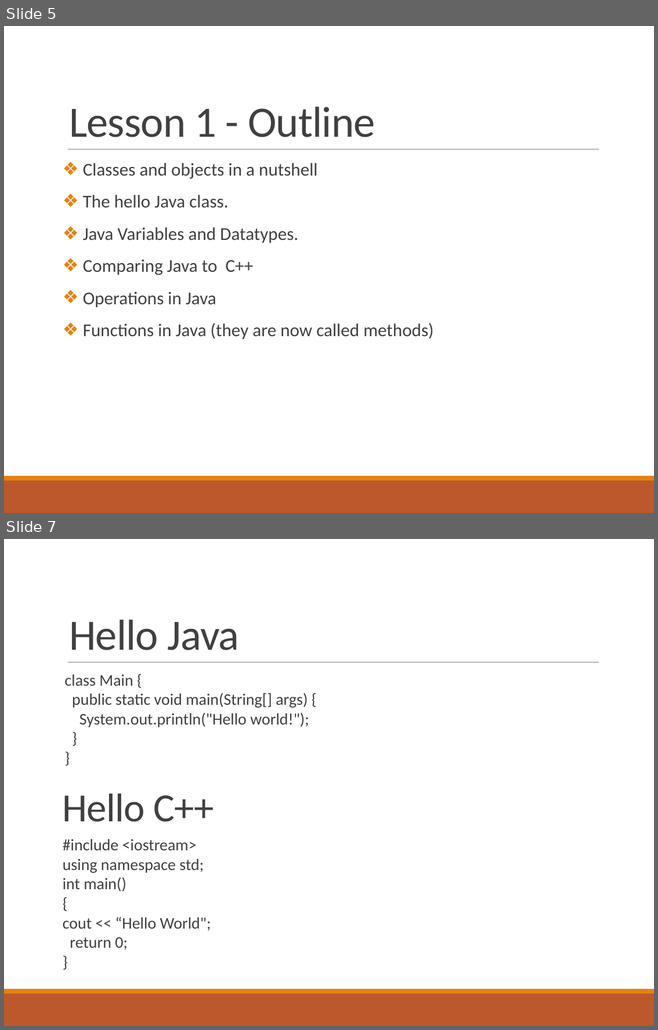
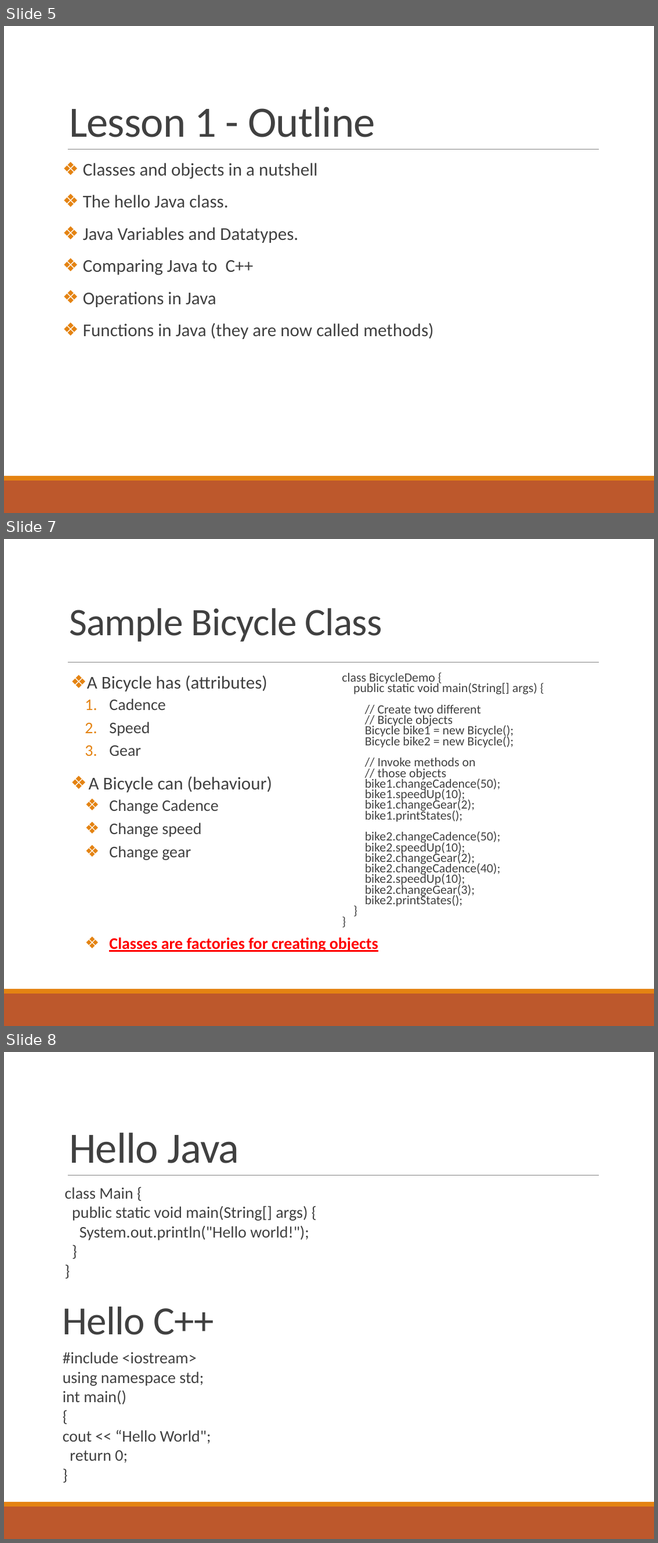
Before and after one commit to deeperj/dillinger, a slide deck: thesis/ukapp2/wqu_isc/sofware_design/Javabc01.pptx. Shown one above the other, each under a label of ours: slides 5 and 7 before the commit, slides 5, 7 and 8 after it; the slides between them are not shown. The pictures are 658x1030 and 658x1543 pixels, drawn with LibreOffice and Linux fonts; fonts in the diff are those of the drawing. Boxes give left, top, right and bottom in pixels: in the first picture for what was removed or moved away, otherwise in the second. Text is boxed around its words. In the diff, an @@ line names an element or a change of style, - is before the commit and + after.

```diff
--- a/thesis/ukapp2/wqu_isc/sofware_design/Javabc01.pptx
+++ b/thesis/ukapp2/wqu_isc/sofware_design/Javabc01.pptx
@@ slide 7 added at (4, 539, 654, 1026), background #FFFFFF; not listed: 3 template elements that a slide beside it also shows @@
@@ title added at (69, 608, 382, 642), 43.2 pt, text #404040 @@
+Sample Bicycle Class
@@ text added at (87, 675, 378, 952), 18 pt, text #404040 @@
+❖ A Bicycle has (attributes)
+  1. Cadence
+  2. Speed
+  3. Gear
+❖ A Bicycle can (behaviour)
+  ❖ Change Cadence
+  ❖ Change speed
+  ❖ Change gear
+  ❖ Classes are factories for creating objects
@@ text added at (342, 673, 537, 907), 14 pt, text #404040 @@
+  class BicycleDemo {
+  public static void main(String[] args) {
+  // Create two different
+  // Bicycle objects
+  Bicycle bike1 = new Bicycle();
+  Bicycle bike2 = new Bicycle();
+  // Invoke methods on
+  // those objects
+  bike1.changeCadence(50);
+  bike1.speedUp(10);
+  bike1.changeGear(2);
+  bike1.printStates();
+  bike2.changeCadence(50);
+  bike2.speedUp(10);
+  bike2.changeGear(2);
+  bike2.changeCadence(40);
+  bike2.speedUp(10);
+  bike2.changeGear(3);
+  bike2.printStates();
+  }
+  }
@@ what was slide 7 is now slide 8 @@
```
Also in this commit, not shown: 2 slides changed, 1 other slide added, 1 slide removed, 5 other files.
